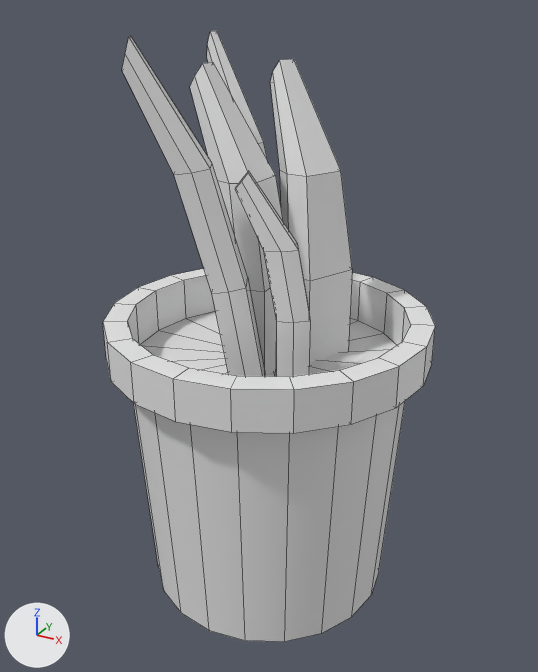
Before and after pictures for a commit that changed the FBX model Mortier FU/Assets/01_Art/Meshes/SM_plante_03_V1.fbx.
The view is the same before and after, from a 50 mm lens placed at (0.00362, 0.00276, 0.00624), pointed at (0.00001, 0.00932, 0.00296). The lights are fixed; the arrows at lower left show +X, +Y and +Z. Mesh edges are drawn as thin lines. Where no turn or scale is listed for an object, it has been applied to the vertices.
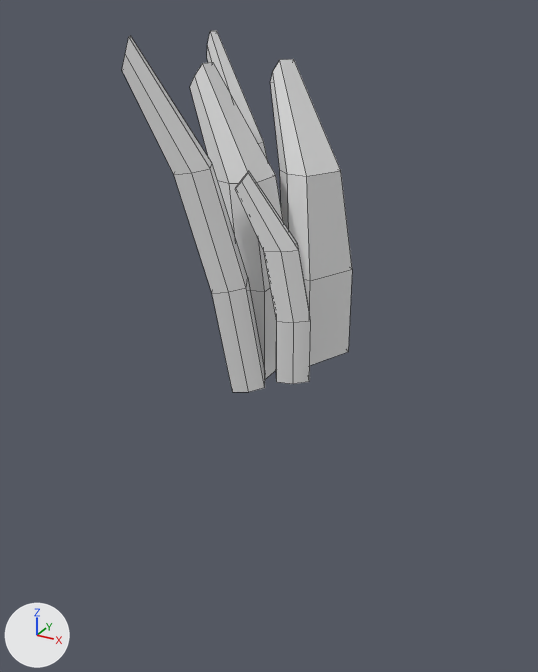
The newer file is also rescaled (x115.9), turned or shifted as a whole; pictures and numbers use the older file's frame.

Location of each change, [x1, y1, x2, y2] in pixels of the pictures (538 x 672 px):
'pCylinder32', deleted: before [103, 269, 435, 642]

Edits to the bpy script that builds the scene:
```text
Remove ob_pcylinder32:
    ob_pcylinder32 = bpy.data.objects.new('pCylinder32', me_mesh)
    ob_pcylinder32.location = (0.0, 0.00933, 0.00155)
```
